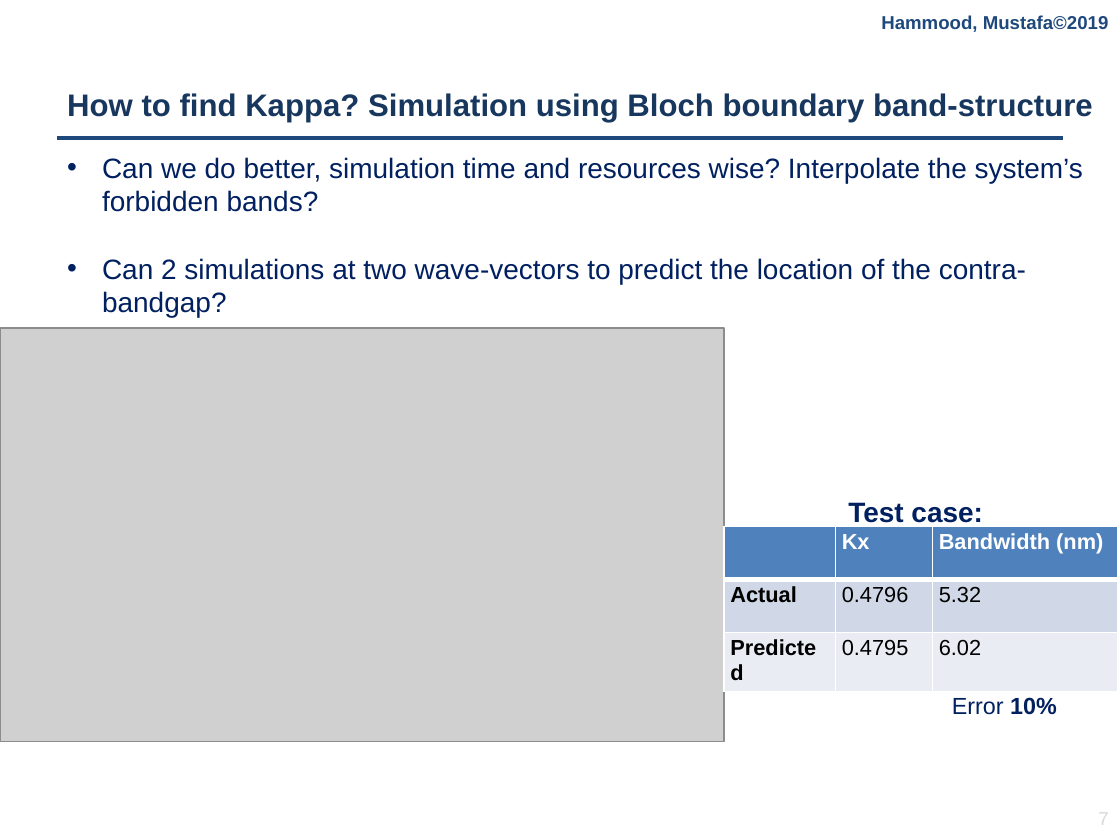
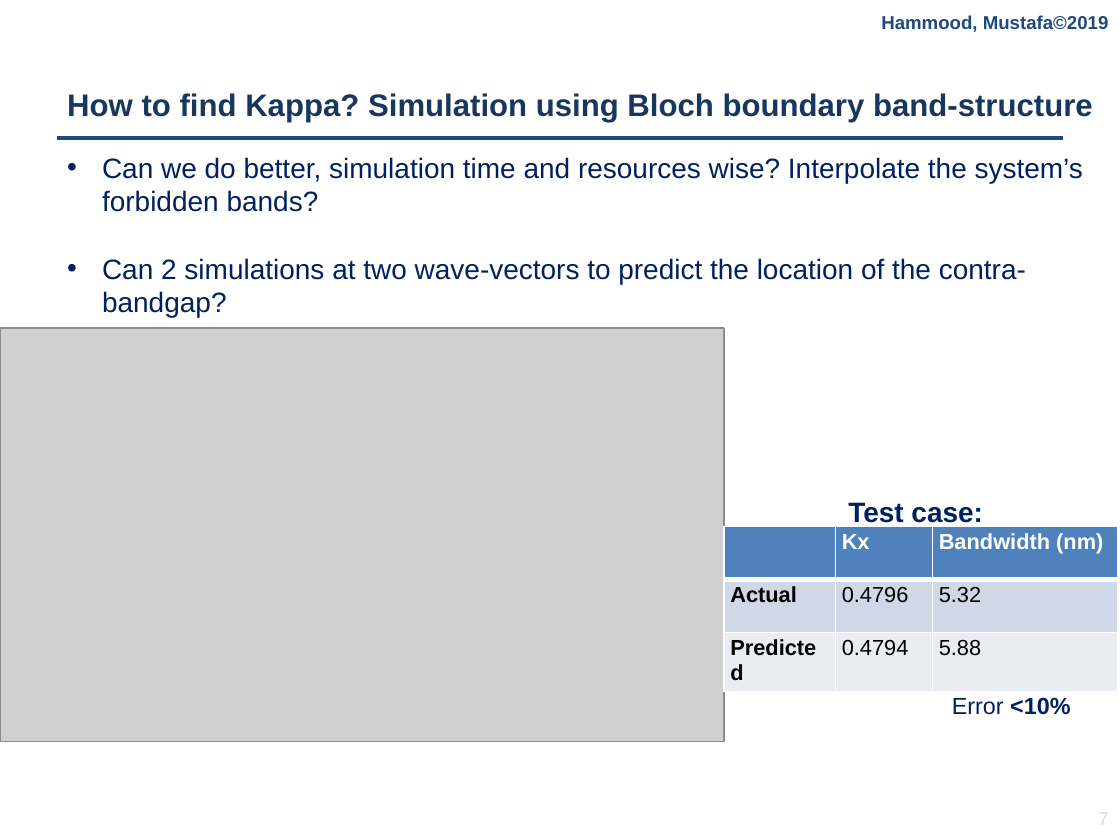
Before and after one commit to mustafacc/SiEPIC_Photonics_Package, a slide deck: slide 7 of SiEPIC_Photonics_Package/solvers_simulators/contraDC/Documentation/contraDC_Simulator.pptx. Drawn at 1120x840 pixels with LibreOffice and Linux fonts; fonts in the diff are those of the drawing; grey boxes stand for pictures; background and template pictures are left out. Boxes give left, top, right and bottom in pixels: in the first picture for what was removed or moved away, otherwise in the second. Text is boxed around its words. In the diff, an @@ line names an element or a change of style, - is before the commit and + after.

Commit message:
solvers: contraDC: added method to find kappa via EME analysis

```diff
--- a/SiEPIC_Photonics_Package/solvers_simulators/contraDC/Documentation/contraDC_Simulator.pptx
+++ b/SiEPIC_Photonics_Package/solvers_simulators/contraDC/Documentation/contraDC_Simulator.pptx
@@ table at bbox=[724, 526, 1118, 687] @@
-row 3, column 2: 0.4795
+row 3, column 2: 0.4794
-row 3, column 3: 6.02
+row 3, column 3: 5.88
@@ text at bbox=[952, 697, 1070, 715]: text changed @@
-Error 10%
+Error <10%
```
Also in this commit, not shown: 3 other slides changed, 1 slide added, 11 other files.
